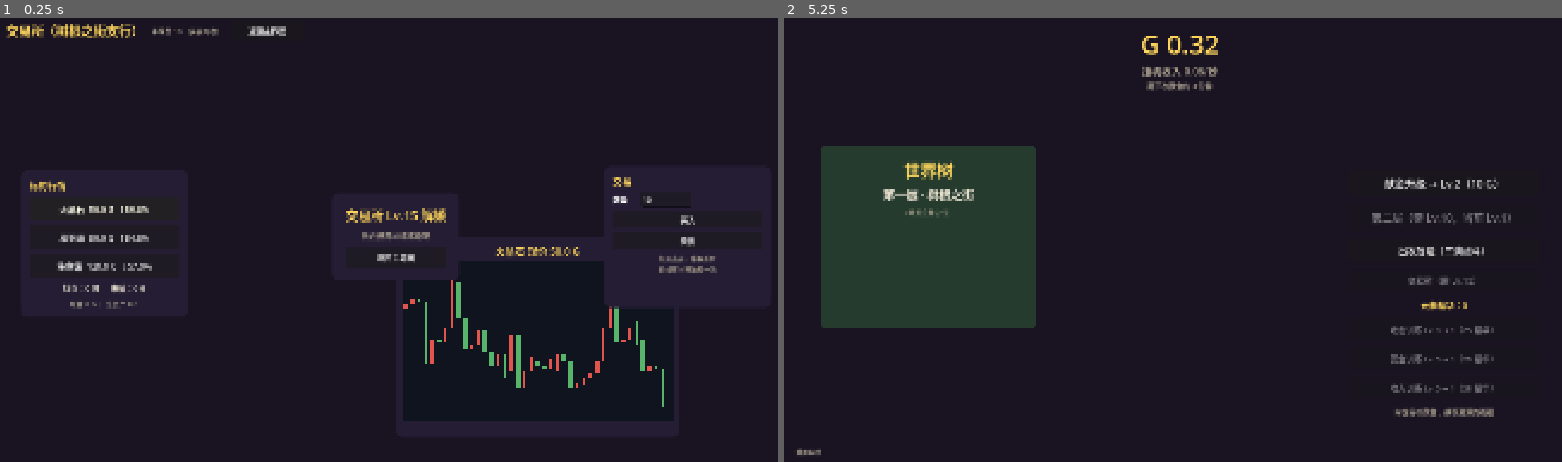
Above: before the commit, frames 1-2 (left to right).
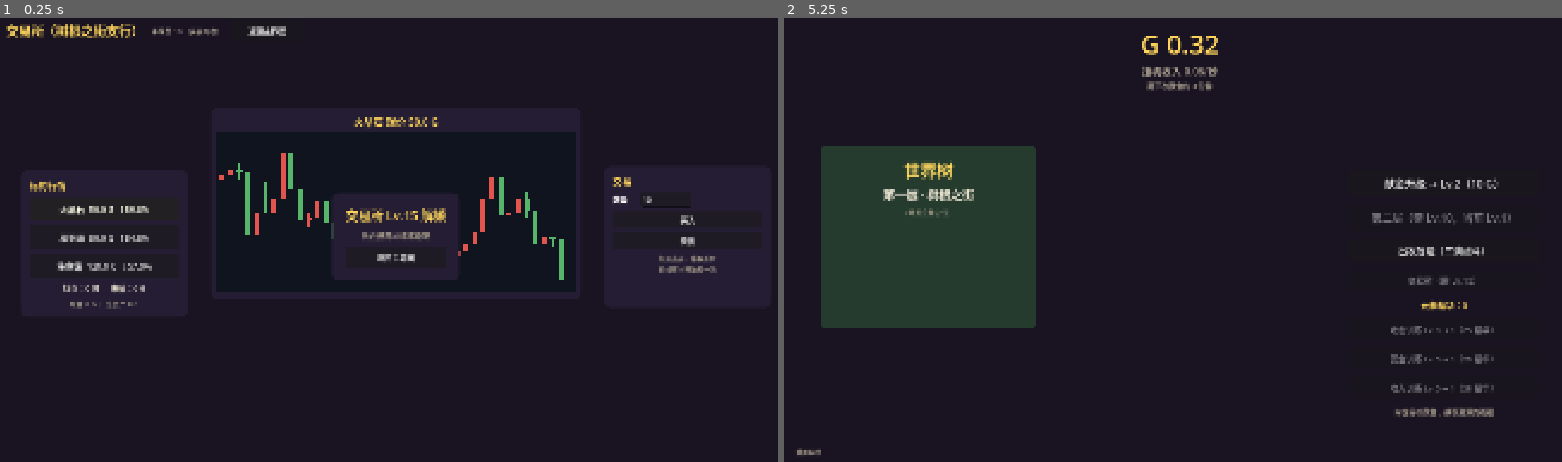
Above: after the commit, the same moments.

Repository: MengUkal/--Idle-simulation-management-self-test
Game: Godot game, scene res://scenes/market/market.tscn
Same seed, same stepped clock (60 frames per second), same inputs: the game is played once before the commit and once after it. This scene is started directly instead of the project's main scene.
Inputs:
- Up to frame 1 (0.25 s): no input
- Up to frame 2 (5.25 s): click "返回主界面" at 0.5 s; click "火晶石 50.0 G ↑89.8%" at 1.25 s; click "風羽绢 80.0 G ↑84.8%" at 2 s; click "生命露 120.0 G ↓57.0%" at 2.75 s; click "买入" at 3.5 s; click "卖出" at 4.25 s; click "返回主界面" at 5 s

The runs differ from the first frame. In frame 1, 1.9% of the frame differs, in the area x 28-86%, y 22-88%; in frame 2, nothing differs.

Commit message:
fix(ui): center the K-line chart panel (was hanging down-right from screen center)
PRESET_CENTER pins the control's TOP-LEFT at the anchor point - the panel
extended down-right instead of centering. Now uses balanced offsets sized to
the user-marked region (~890x460, centered, slightly above mid) and the chart
expands to fill the panel.

Diff:
--- a/scenes/market/market.gd
+++ b/scenes/market/market.gd
@@ -76,6 +76,19 @@
 	Market.prices_changed.connect(_refresh_quotes)
 	Market.candle_closed.connect(_refresh_quotes)
 	_refresh_all()
+	if OS.get_cmdline_user_args().has("--capture-debug"):
+		_debug_capture.call_deferred()
+
+
+## 【诊断工具】截屏（-- --capture-debug 触发）
+func _debug_capture() -> void:
+	await get_tree().process_frame
+	await get_tree().create_timer(0.5).timeout
+	await RenderingServer.frame_post_draw
+	var img := get_viewport().get_texture().get_image()
+	img.save_png("F:/放置测试/挂机放置增量rpg/tests/capture_market.png")
+	print("[capture] saved")
+	get_tree().quit()
 
 
 # ---------- UI 构建 ----------
@@ -150,14 +163,18 @@
 
 
 func _build_chart() -> void:
+	# 居中偏移摆放（PRESET_CENTER 会把控件左上角钉在屏幕中心导致右下坠，需手动配平偏移）
 	var panel := PanelContainer.new()
 	panel.set_anchors_preset(Control.PRESET_CENTER)
+	panel.offset_left = -445
+	panel.offset_right = 445
+	panel.offset_top = -310
+	panel.offset_bottom = 150
 	var sb := StyleBoxFlat.new()
 	sb.bg_color = COL_PANEL
 	sb.set_corner_radius_all(16)
 	sb.set_content_margin_all(16)
 	panel.add_theme_stylebox_override("panel", sb)
-	panel.custom_minimum_size = Vector2(680, 480)
 	add_child(panel)
 	var box := VBoxContainer.new()
 	box.add_theme_constant_override("separation", 8)
@@ -165,7 +182,9 @@
 	_price_label = _make_label(box, "", 24, COL_GOLD)
 	_chart = MarketChart.new()
 	_chart.source = Market
-	_chart.custom_minimum_size = Vector2(640, 380)
+	_chart.custom_minimum_size = Vector2(0, 380)
+	_chart.size_flags_horizontal = Control.SIZE_EXPAND_FILL
+	_chart.size_flags_vertical = Control.SIZE_EXPAND_FILL
 	box.add_child(_chart)
 
 
Not shown, changed: .gitignore
